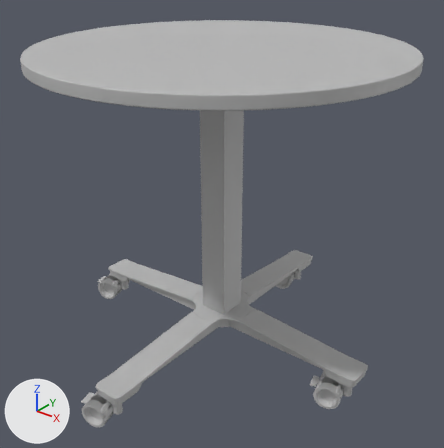
The FBX model Assets/Meshes/Flipon/folding_table_DL5Center_circular_form_D80_FINALWp.fbx as it was, and as the next commit left it.
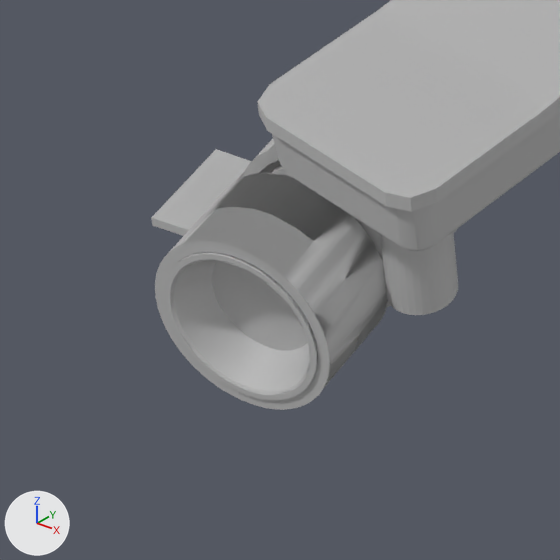
The first picture shows the older version from a camera (50 mm lens) standing at (0.816, -1.019, 0.976) and looking at (0.004, -0.005, 0.347). The close-ups show both versions on the part from 14% to 31% of the width and 83% to 100% of the height of that picture; other places that the commit changed are outside them. The lights are fixed; the arrows at lower left show +X, +Y and +Z. Where no turn or scale is listed for an object, it has been applied to the vertices. Vertices at the same position are counted once.

In view in the first close-up: 'dark_metal_mesh', 'plastic_mesh'.
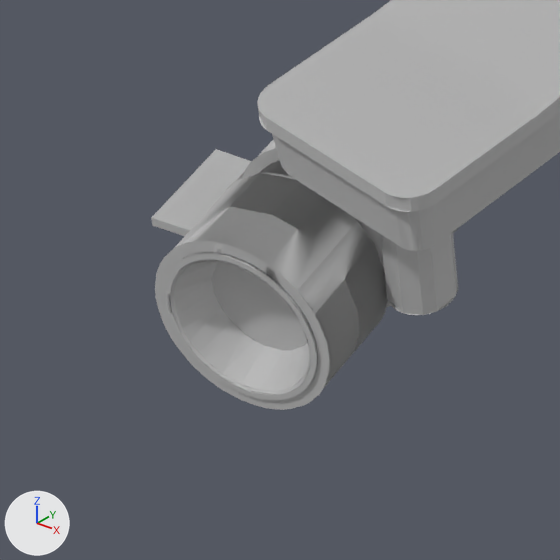
Edits to the bpy script that builds the scene:
```text
Add mat_a3_dark_metal_meshsg1:
    mat_a3_dark_metal_meshsg1 = principled_material('a3:dark_metal_meshSG1')
    mat_a3_dark_metal_meshsg1.base_color = (0.5, 0.5, 0.5)  # grey #bcbcbc
    mat_a3_dark_metal_meshsg1.roughness = 0.553
Change me_mesh:
    used by ob_dark_metal_mesh; location = (0.0, 0.0, 0.0)
    remove me_mesh.from_pydata(...)  # 3176 vertices, 2612 faces; spans x -0.444..0.387, y -0.413..0.394, z 0.004..0.099
    remove me_mesh.materials.append(mat_phong2)  # grey #bcbcbc
    add me_mesh.from_pydata(...)  # 2220 vertices, 1343 faces; spans x -0.444..0.387, y -0.413..0.394, z 0.004..0.099
    me_mesh part 1: 247 vertices removed from x -0.075..0.032, y -0.413..-0.307, z 0.009..0.099
    add me_mesh.materials.append(mat_a3_dark_metal_meshsg1)  # grey #bcbcbc
```

Where the change shows, as pixel boxes (x1, y1, x2, y2) in the close-ups (560 x 560 px):
part 1 of me_mesh, deleted: before (155, 112, 560, 409)
